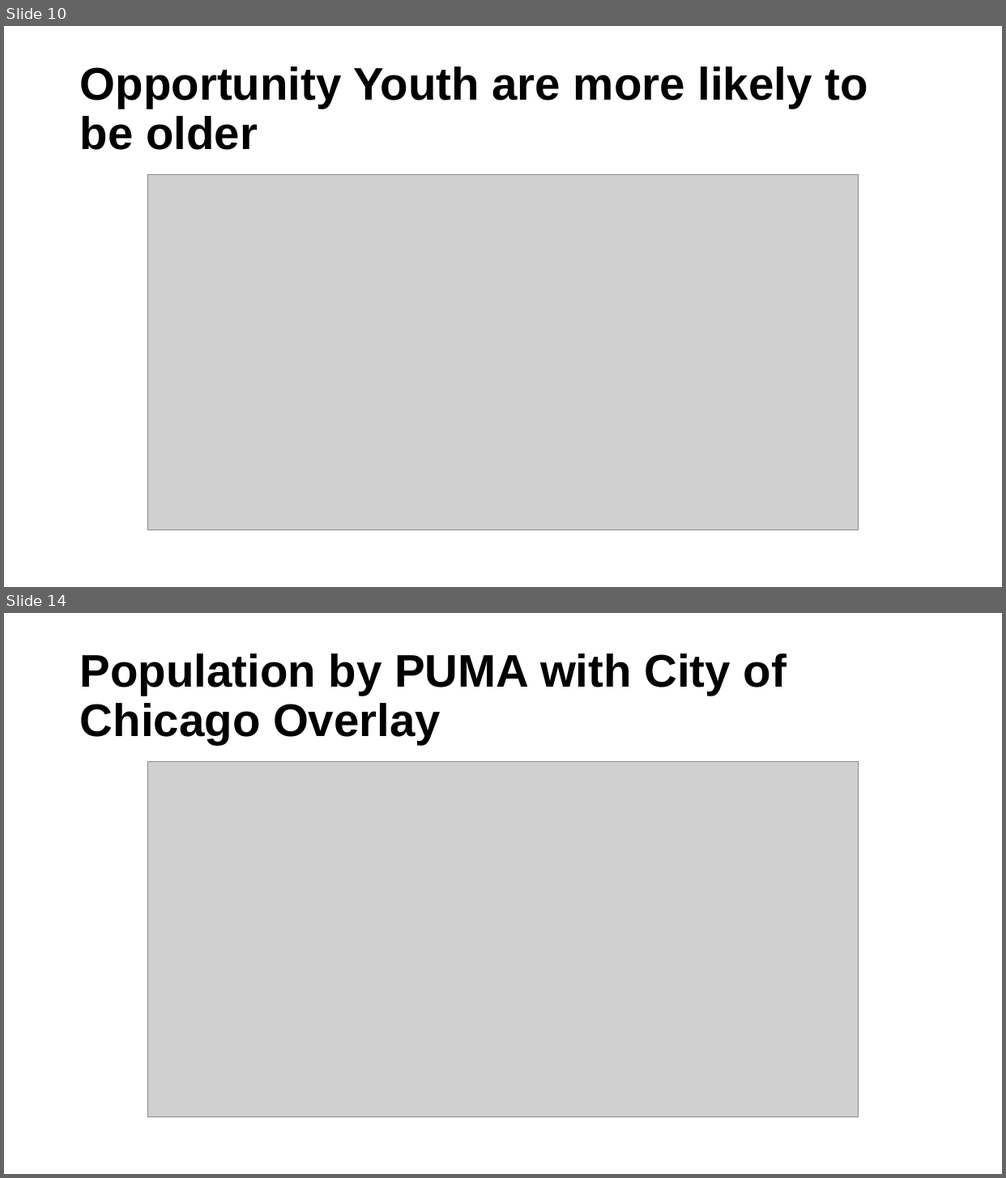
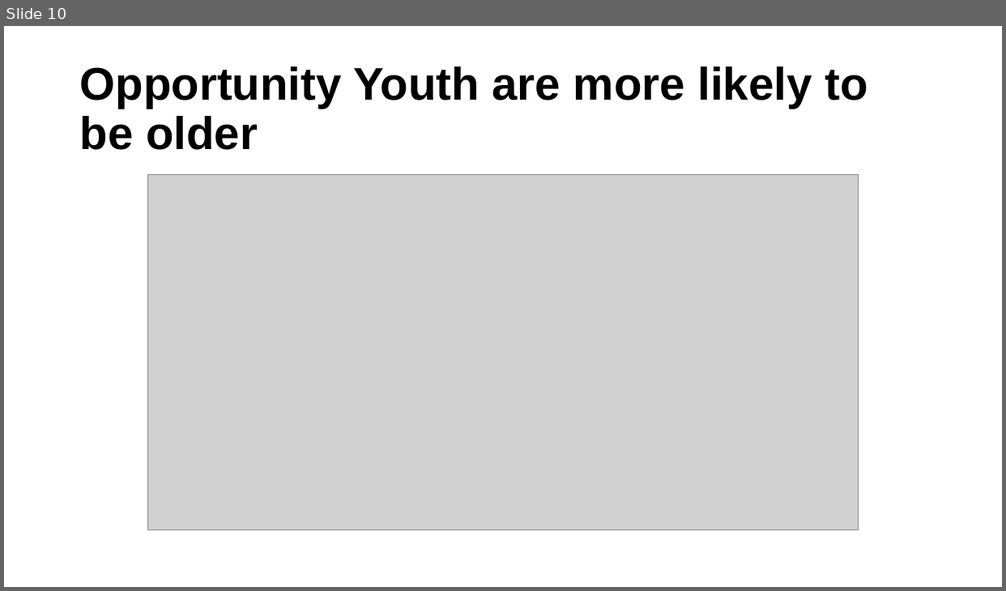
Before and after one commit to ucdiegorubi/oy_census_analysis, a slide deck: create_powerpoint/demographic_estimates.pptx. Shown one above the other, each under a label of ours: slides 10 and 14 before the commit, slide 10 after it; the slides between them are not shown. The pictures are 1006x1178 and 1006x591 pixels, drawn with LibreOffice and Linux fonts; fonts in the diff are those of the drawing; grey boxes stand for pictures; background and template pictures are left out. Boxes give left, top, right and bottom in pixels: in the first picture for what was removed or moved away, otherwise in the second. Text is boxed around its words. In the diff, an @@ line names an element or a change of style, - is before the commit and + after.

Commit message:
modifications to the demographics markdown to change puma population to percentages of OY that live there instead of total population counts

```diff
--- a/create_powerpoint/demographic_estimates.pptx
+++ b/create_powerpoint/demographic_estimates.pptx
@@ slide 14 removed at (x1=4, y1=613, x2=1002, y2=1174), background #FFFFFF @@
@@ title removed at (x1=80, y1=653, x2=786, y2=745) @@
-Population by PUMA with City of Chicago Overlay
@@ picture removed at (x1=147, y1=762, x2=859, y2=1118) @@
```
Also in this commit, not shown: 1 slide changed, 3 slides added, 3 other slides removed, 4 other files.
